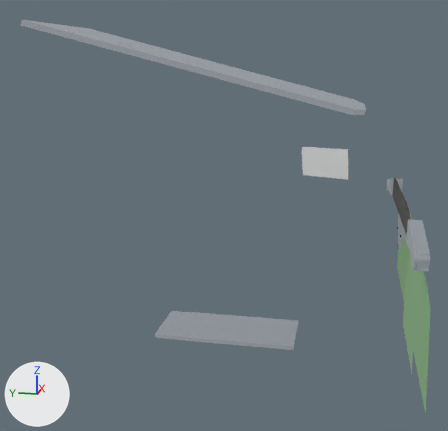
The Blender file Model/interior.blend as it was, and as the next commit left it.
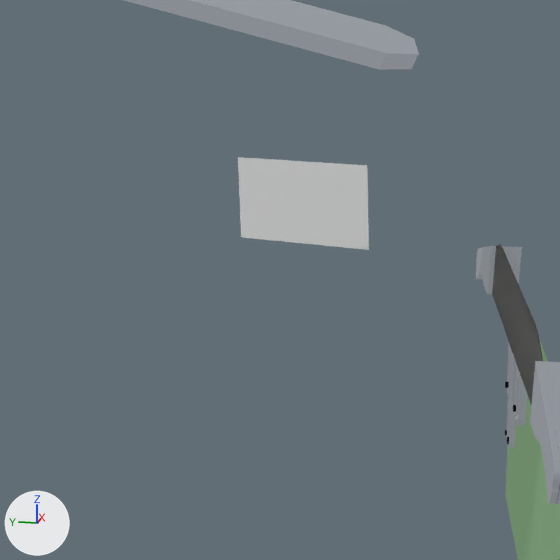
There are two pictures of each version: one whole from a camera (50 mm lens) standing at (-3.222, -10.269, 1.988) and looking at (-0.046, -9.634, 1.194), one close up on the part from 48% to 93% of the width and 21% to 67% of the height. Arrows for +X, +Y and +Z are at lower left; the lights stay in place.

The older version as bpy lines, for what is in view:
```python
me_plane_013 = bpy.data.meshes.new('Plane.013')
me_plane_013.from_pydata(...)  # 12 vertices, 8 faces; spans x -0.5..0.49, y -11.53..-9.91, z 2.0..2.55
me_plane_013.materials.append(mat_cockpit_base_010)  # grey #72767b
me_plane_015 = bpy.data.meshes.new('Plane.015')
me_plane_015.from_pydata(...)  # 324 vertices, 202 faces; spans x -1.12..1.18, y 0.08..0.3, z -0.12
me_plane_015.materials.append(mat_mcp_base_003)  # black #2e2e2d
me_plane_016 = bpy.data.meshes.new('Plane.016')
me_plane_016.from_pydata([(-0.085, -0.36, -0.266), (0.153, -0.332, -0.223), (-0.089, -0.137, -0.35), (0.148, -0.11, -0.306)], [], [(0, 1, 3, 2)])
me_plane_016.materials.append(mat_efb)  # white #e7e7e7
ob_efb_screen = bpy.data.objects.new('EFB_Screen', me_plane_016)
ob_efb_screen.location = (0.559, -9.991, 1.257)
ob_efb_screen.rotation_euler = (-1.254, 0.0, 0.956)  # degrees (-72, 0, 55)
ob_efb_screen.scale = (1.42, 0.806, 0.864)
ob_mcp = bpy.data.objects.new('MCP', me_plane_015)
ob_mcp.location = (0.023, -10.422, 1.143)
ob_mcp.rotation_euler = (1.556, 0.0, -3.132)  # degrees (89, 0, -179)
ob_mcp.scale = (0.729, 0.729, 1.0)
ob_overhead = bpy.data.objects.new('Overhead', me_plane_013)
ob_overhead.location = (0.0, 1.185, 0.152)
ob_overhead.scale = (0.799, 1.0, 0.799)
# also in view: 'MCP_Sides' at (0.002, -10.562, 1.268); 'Backplane' at (-0.001, -10.618, 0.861)
```
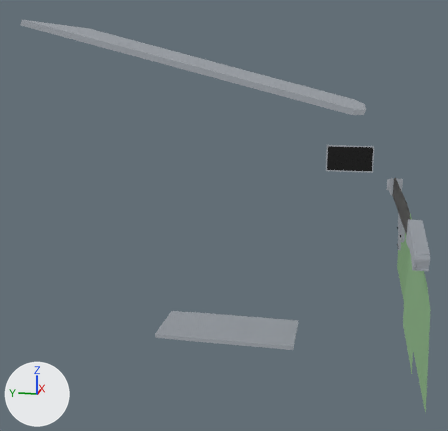
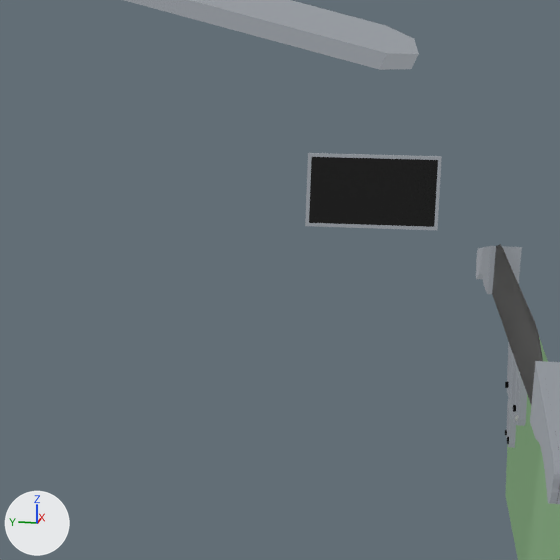
Commit message: Updated EFB, trying to debug screen issues

Boxes (x1, y1, x2, y2) around the edits, measured in the close-ups (560 x 560 px):
'EFB_Screen', deleted
    before: (238, 157, 369, 250)
'EFB', added (black)
    after: (305, 153, 442, 230)
    faces in mat_efb_screen (black #000000): (309, 157, 438, 227)
    faces in mat_cockpit_base_011 (grey #72767b): (305, 153, 442, 230)

The change in detail:
Material 'EFB_SCREEN' (mat_efb_screen) is new.
Its base color is (0.0, 0.0, 0.0) (black #000000).
Its metallic is 0.15.
Its roughness is 0.15.
Its specular ior level is 0.75.
Mesh me_cube_004 is new.
It has 36 vertices, 34 faces and spans x -0.13..0.13, y -0.13..0.13, z -0.13..0.13.
Faces by material slot: [1, 33].
It uses material mat_efb_screen (black #000000).
It uses material mat_cockpit_base_011 (grey #72767b).
Object 'EFB_Screen' (ob_efb_screen) is deleted.
Object 'EFB' (ob_efb) is new; it shows me_cube_004.
Its location is (0.915, -10.283, 1.377).
Its scale is (0.0386, 1.18, 0.664).
